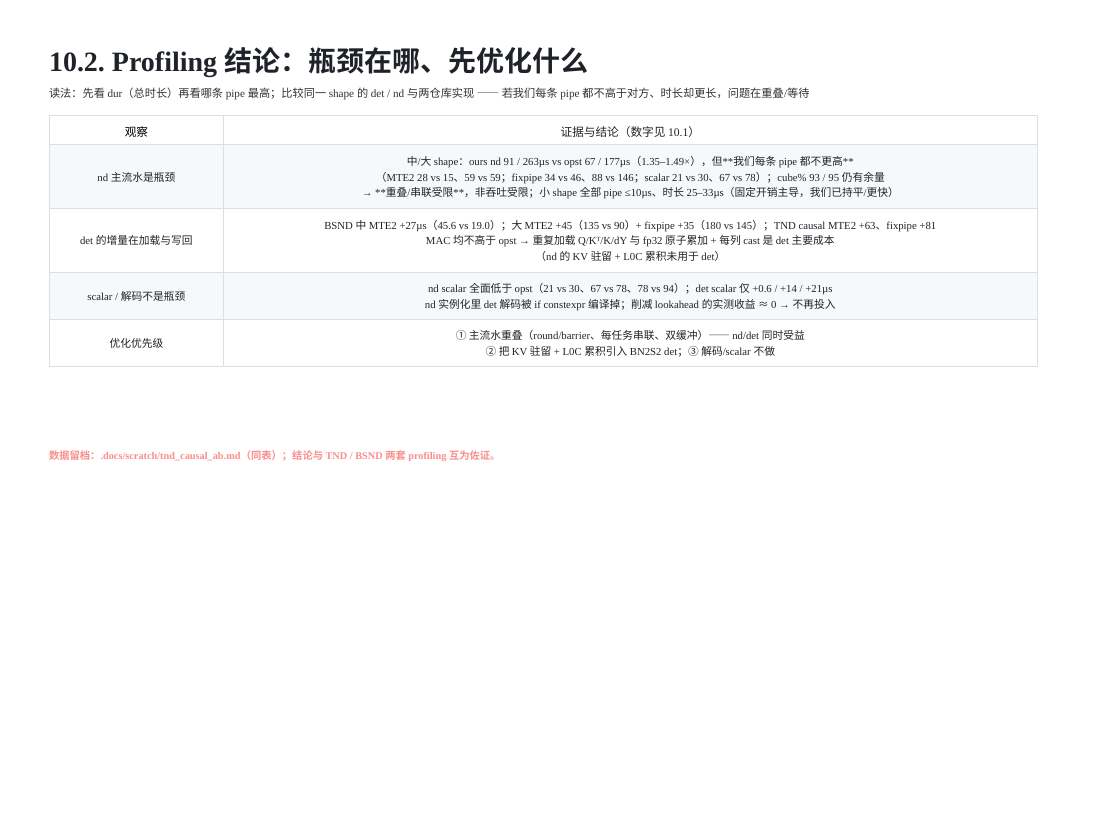
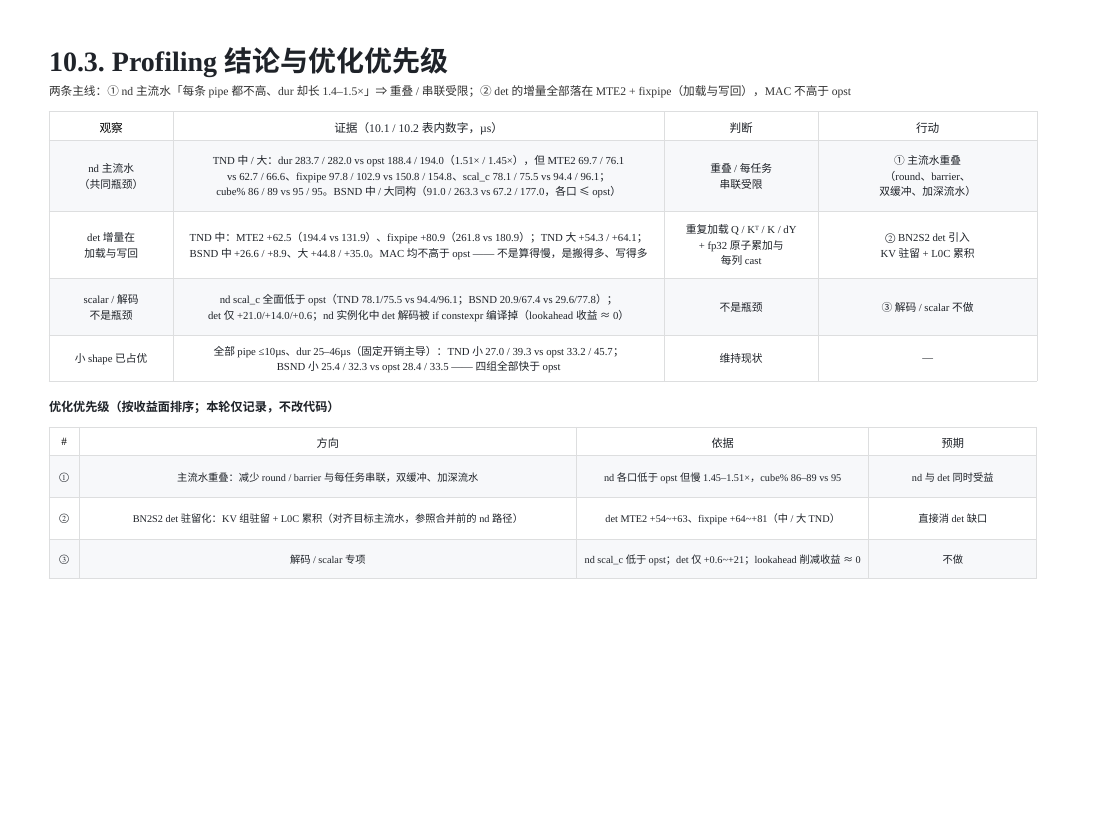
Before and after one commit to guomc9/SeeTen, a slide deck: slide 32 of cases/flash-attention-det-accum/out/v3-index-schedules.pptx (slide 31 before the commit). Drawn at 1120x840 pixels with LibreOffice and Linux fonts; fonts in the diff are those of the drawing. Boxes give left, top, right and bottom in pixels: in the first picture for what was removed or moved away, otherwise in the second. Text is boxed around its words. In the diff, an @@ line names an element or a change of style, - is before the commit and + after.

Commit message:
case(flash-attention-det-accum): split profiling into BSND/TND pages with TND small/mid/large
- 10.1 BSND and 10.2 TND each get their own page with the 12-row per-pipe table
  (dur, MAC, MTE2, MTE1, fixpipe, AIC/AIV scalar, vec, cube%) for small/mid/large
  typical shapes.  TND profiling now covers tnd_small_mha_causal (2x256+384, H4),
  tnd_eq_mha_causal (2x2048, H8) and tnd_large4_mha_causal (4x2048, H4), and the
  opst TND profiler builds the >=2048 square causal mask that opst requires.
- 10.3 conclusions are rebuilt with narrower columns (observation / evidence /
  judgement / action) plus a separate priority table, removing the large empty
  area; small shapes are now reported as already ahead of opst on both layouts.
- check_case validates both data tables cell by cell and the two 10.3 tables;
  deck is 32 pages, 0 layout issues, check_case ALL PASS, verify_demo clean.

```diff
--- a/cases/flash-attention-det-accum/out/v3-index-schedules.pptx
+++ b/cases/flash-attention-det-accum/out/v3-index-schedules.pptx
@@ text at [49, 47, 448, 76]: text changed @@
-10.2. Profiling 结论：瓶颈在哪、先优化什么
+10.3. Profiling 结论与优化优先级
@@ text at [49, 85, 851, 98]: text changed; size 12 to 12.5 pt @@
-读法：先看 dur（总时长）再看哪条 pipe 最高；比较同一 shape 的 det / nd 与两仓库实现 —— 若我们每条 pipe 都不高于对方、时长却更长，问题在重叠/等待
+两条主线：① nd 主流水「每条 pipe 都不高、dur 却长 1.4–1.5×」⇒ 重叠 / 串联受限；② det 的增量全部落在 MTE2 + fixpipe（加载与写回），MAC 不高于 opst
@@ table at [49, 112, 1037, 379] @@
-column 1: 观察 | nd 主流水是瓶颈 | det 的增量在加载与写回 | scalar / 解码不是瓶颈 | 优化优先级
-column 2: 证据与结论（数字见 10.1） | 中/大 shape：ours nd 91 / 263µs vs opst 67 / 177µs（1.35–1.49×），但**我们每条 pipe 都不更高** / （MTE2 28 vs 15、59 vs 59；fixpipe 34 vs 46、88 vs 146；scalar 21 vs 30、67 vs 78）；cube% 93 / 95 仍有余量 / → **重叠/串联受限**，非吞吐受限；小 shape 全部 pipe ≤10µs、时长 25–33µs（固定开销主导，我们已持平/更快） | BSND 中 MTE2 +27µs（45.6 vs 19.0）；大 MTE2 +45（135 vs 90）+ fixpipe +35（180 vs 145）；TND causal MTE2 +63、fixpipe +81 / MAC 均不高于 opst → 重复加载 Q/Kᵀ/K/dY 与 fp32 原子累加 + 每列 cast 是 det 主要成本 / （nd 的 KV 驻留 + L0C 累积未用于 det） | nd scalar 全面低于 opst（21 vs 30、67 vs 78、78 vs 94）；det scalar 仅 +0.6 / +14 / +21µs / nd 实例化里 det 解码被 if constexpr 编译掉；削减 lookahead 的实测收益 ≈ 0 → 不再投入 | ① 主流水重叠（round/barrier、每任务串联、双缓冲）—— nd/det 同时受益 / ② 把 KV 驻留 + L0C 累积引入 BN2S2 det；③ 解码/scalar 不做
+column 1: 观察 | nd 主流水 / （共同瓶颈） | det 增量在 / 加载与写回 | scalar / 解码 / 不是瓶颈 | 小 shape 已占优
+column 2: 证据（10.1 / 10.2 表内数字，µs） | TND 中 / 大：dur 283.7 / 282.0 vs opst 188.4 / 194.0（1.51× / 1.45×），但 MTE2 69.7 / 76.1 / vs 62.7 / 66.6、fixpipe 97.8 / 102.9 vs 150.8 / 154.8、scal_c 78.1 / 75.5 vs 94.4 / 96.1； / cube% 86 / 89 vs 95 / 95。BSND 中 / 大同构（91.0 / 263.3 vs 67.2 / 177.0，各口 ≤ opst） | TND 中：MTE2 +62.5（194.4 vs 131.9）、fixpipe +80.9（261.8 vs 180.9）；TND 大 +54.3 / +64.1； / BSND 中 +26.6 / +8.9、大 +44.8 / +35.0。MAC 均不高于 opst —— 不是算得慢，是搬得多、写得多 | nd scal_c 全面低于 opst（TND 78.1/75.5 vs 94.4/96.1；BSND 20.9/67.4 vs 29.6/77.8）； / det 仅 +21.0/+14.0/+0.6；nd 实例化中 det 解码被 if constexpr 编译掉（lookahead 收益 ≈ 0） | 全部 pipe ≤10µs、dur 25–46µs（固定开销主导）：TND 小 27.0 / 39.3 vs opst 33.2 / 45.7； / BSND 小 25.4 / 32.3 vs opst 28.4 / 33.5 —— 四组全部快于 opst
+column 3: 判断 | 重叠 / 每任务 / 串联受限 | 重复加载 Q / Kᵀ / K / dY / + fp32 原子累加与 / 每列 cast | 不是瓶颈 | 维持现状
+column 4: 行动 | ① 主流水重叠 / （round、barrier、 / 双缓冲、加深流水） | ② BN2S2 det 引入 / KV 驻留 + L0C 累积 | ③ 解码 / scalar 不做 | —
@@ table: place and size @@
-table at [49, 116, 1037, 365]
+table at [49, 112, 1037, 379]
@@ text added at [49, 400, 339, 413], 13 pt, text #1F2329, bold @@
+优化优先级（按收益面排序；本轮仅记录，不改代码）
@@ table added at [49, 427, 1037, 569], 4 rows, 4 columns @@
+# | 方向 | 依据 | 预期
+① | 主流水重叠：减少 round / barrier 与每任务串联，双缓冲、加深流水 | nd 各口低于 opst 但慢 1.45–1.51×，cube% 86–89 vs 95 | nd 与 det 同时受益
+② | BN2S2 det 驻留化：KV 组驻留 + L0C 累积（对齐目标主流水，参照合并前的 nd 路径） | det MTE2 +54~+63、fixpipe +64~+81（中 / 大 TND） | 直接消 det 缺口
+③ | 解码 / scalar 专项 | nd scal_c 低于 opst；det 仅 +0.6~+21；lookahead 削减收益 ≈ 0 | 不做
@@ text removed at [49, 450, 500, 461] @@
-数据留档：.docs/scratch/tnd_causal_ab.md（同表）；结论与 TND / BSND 两套 profiling 互为佐证。
```
Also in this commit, not shown: 1 other slide changed, 1 slide added, 5 other files.
